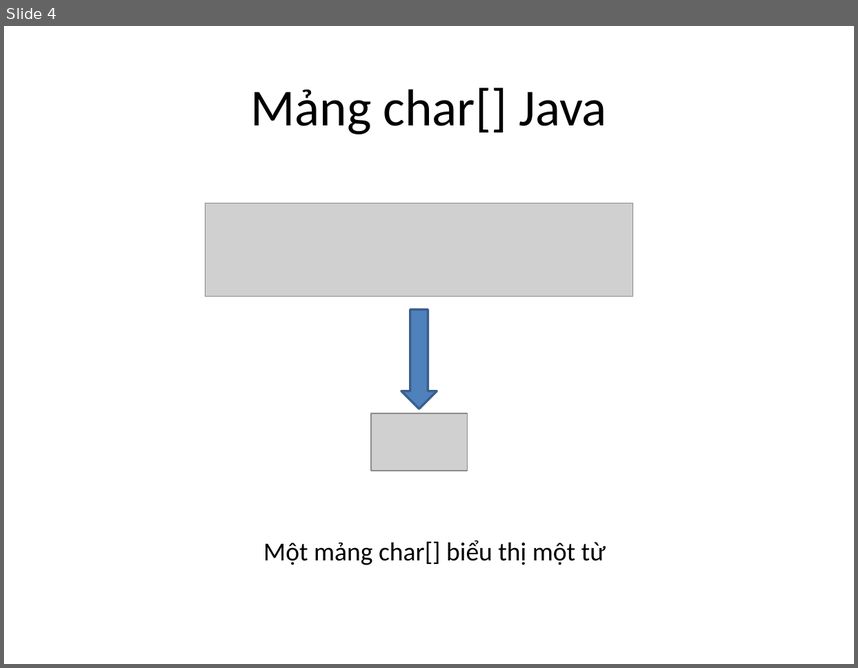
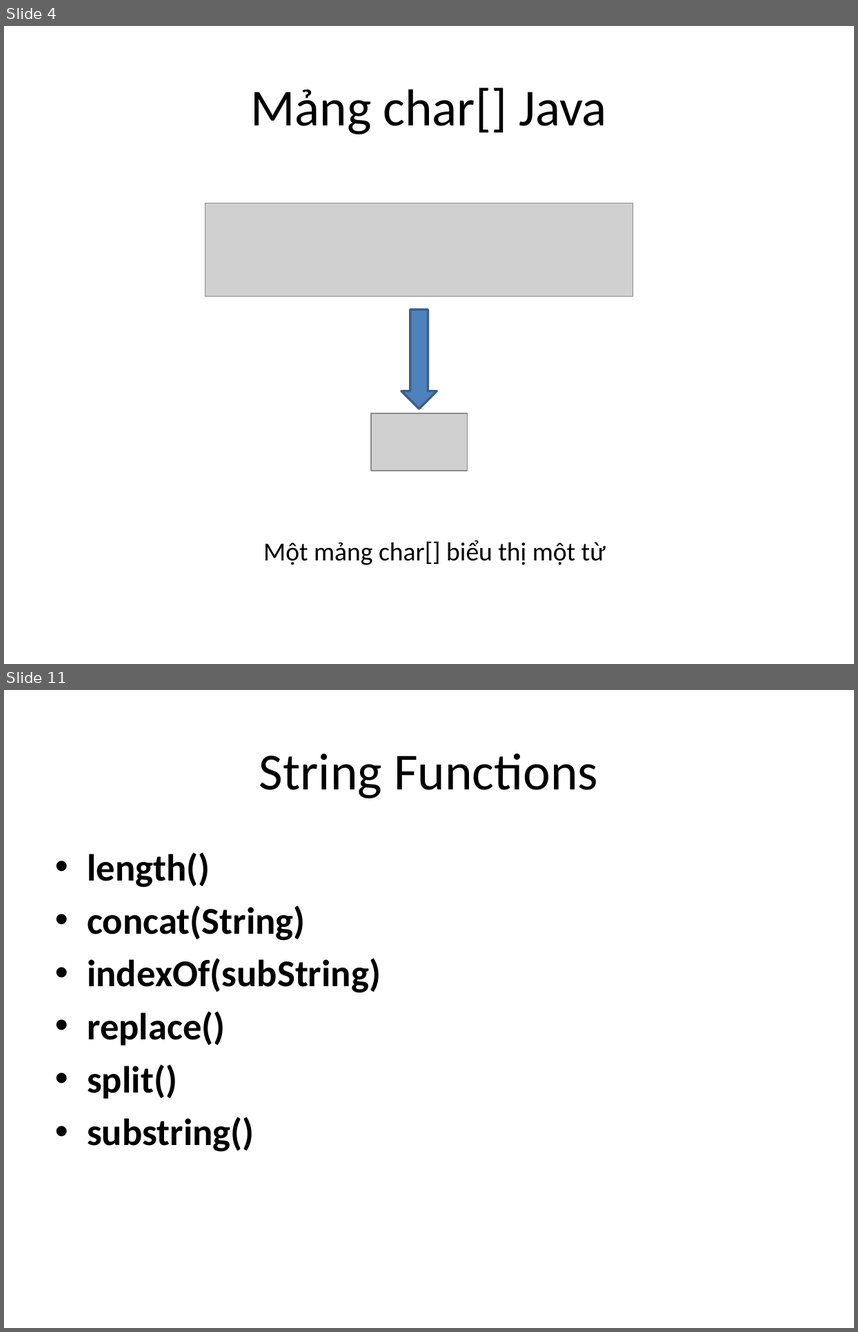
Before and after one commit to phithanh97cs/T3H, a slide deck: 3. Back-end/1. JavaCore/5. String, String Builder, String Buffer.pptx. Shown one above the other, each under a label of ours: slide 4 before the commit, slides 4 and 11 after it; the slides between them are not shown. The pictures are 858x668 and 858x1332 pixels, drawn with LibreOffice and Linux fonts; fonts in the diff are those of the drawing; grey boxes stand for pictures. Boxes give left, top, right and bottom in pixels: in the first picture for what was removed or moved away, otherwise in the second. Text is boxed around its words. In the diff, an @@ line names an element or a change of style, - is before the commit and + after.

```diff
--- a/3. Back-end/1. JavaCore/5. String, String Builder, String Buffer.pptx
+++ b/3. Back-end/1. JavaCore/5. String, String Builder, String Buffer.pptx
@@ slide 11 added at <box>4,690,854,1328</box>, background #FFFFFF @@
@@ title added at <box>259,753,598,798</box>, 44 pt, text #000000 @@
+String Functions
@@ text added at <box>87,852,381,1152</box>, 32 pt, text #000000, bold @@
+• length()
+• concat(String)
+• indexOf(subString)
+• replace()
+• split()
+• substring()
```
Also in this commit, not shown: 5 slides changed, 14 other slides added.
